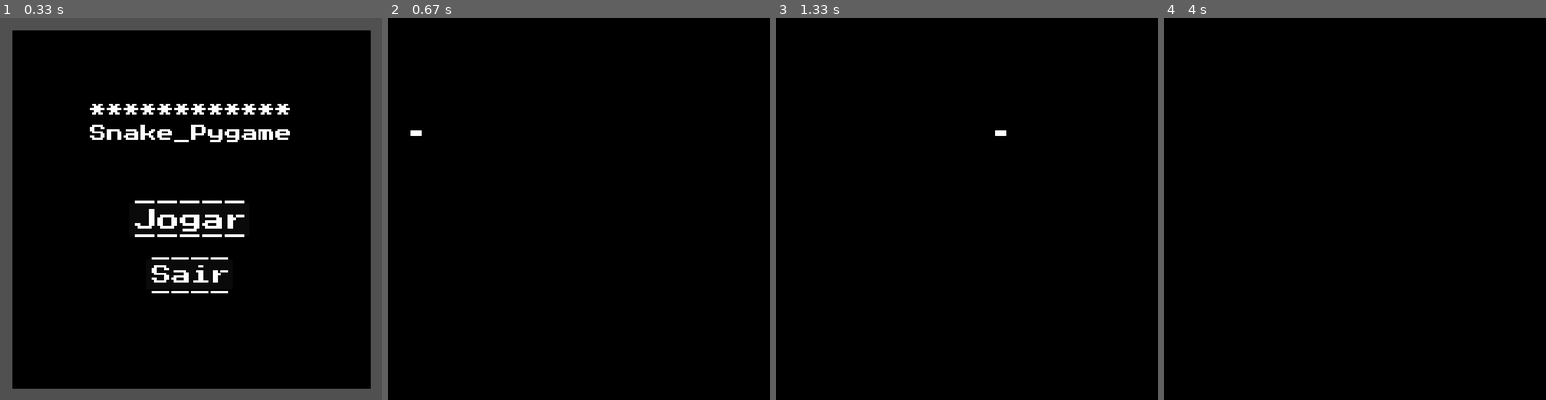
Above: before the commit, frames 1-4 (left to right).
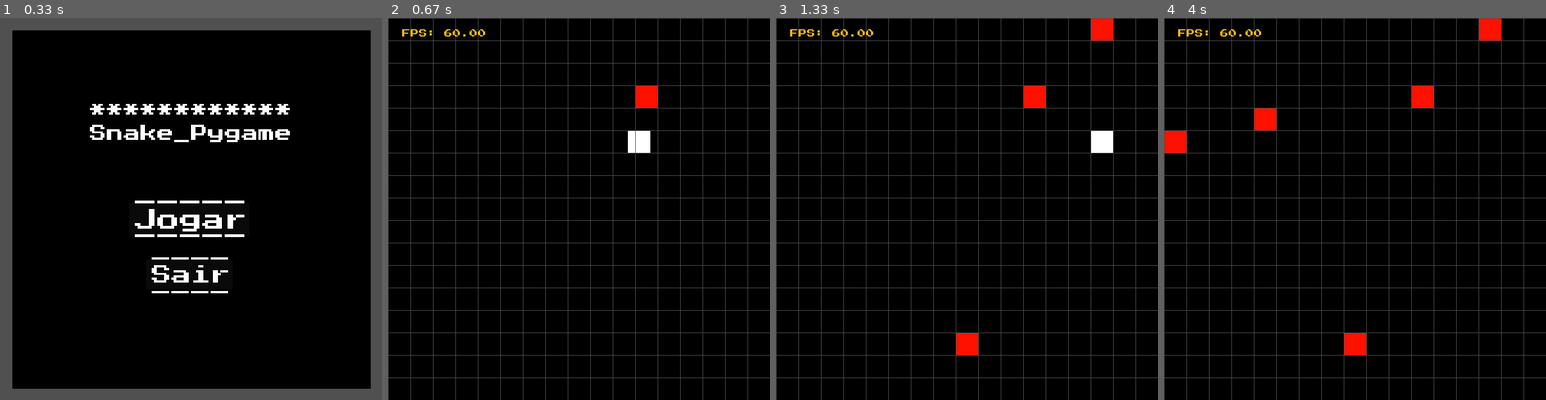
Above: after the commit, the same moments.

Repository: ClasRCDM/MyGames---OnlyInProgramming
Game: pygame game, started from Snake_Python/SnakeGame_init.py
Same seed, same stepped clock (60 frames per second), same inputs: the game is played once before the commit and once after it.
Inputs (mouse positions are in pixels of both pictures, inside the frame that each line leads up to):
- Up to frame 1 (0.33 s): no input
- Up to frame 2 (0.67 s): press the mouse at (579, 224) at 0.37 s; move the mouse to (571, 163) at 0.47 s; release the mouse at (563, 105) at 0.6 s
- Up to frame 3 (1.33 s): hold F 0.67-1.13 s; hold D 0.67-1.13 s; move the mouse to (1005, 235) at 0.7 s; tap F at 1.17 s
- Up to frame 4 (4 s): hold D 1.5-1.97 s; move the mouse to (1228, 75) at 1.53 s; hold W 2-2.47 s; move the mouse to (1435, 159) at 2.03 s; tap F at 2.5 s; hold F from 3.9 s (still down); hold S from 3.9 s (still down); move the mouse to (1217, 228) at 3.93 s

Frame 1 is identical in both runs. In frame 2, 5.8% of the frame differs, in the area x 0-100%, y 0-100%; in frame 3, 6.4%; in frame 4, 6.7%.

Commit message:
update 2.6
maça adiciona, movimentação do corpo inteiro, e crescimento da cobra

Diff:
--- a/Snake_Python/SnakeGame.py
+++ b/Snake_Python/SnakeGame.py
@@ -1,10 +1,12 @@
 # & /Imports World\ & #
-import pygame
+import pygame, time
 import variáveis as v
 
 from módulos import defs
-from módulos import text as texto
-from módulos import player as cobra
+from módulos import text
+
+from módulos import player
+from módulos import apple
 # & \Imports World/ & #
 
 
@@ -20,12 +22,15 @@
     # Basic utilities &
     janela = pygame.display.set_mode((v.TELA_CHEIA), depth=32, display=1)
     fps = pygame.time.Clock()
+    ultimo_tempo = time.time()
 
     # World variables &
-    FPS = None
-    ativo_m = None
-    mouse_pos = None
-    clicando = None
+    FPS: int = None
+    FPS_pos = None
+
+    ativo_m: bool = None
+    mouse_pos: tuple = None
+    clicando: bool = None
 
     # Entities &
     Entidades: dict = {}
@@ -85,6 +90,10 @@
 
     def processando(pcs):
         while 1:
+            dt = time.time() - pcs.ultimo_tempo
+            dt * pcs.FPS
+
+            pcs.ultimo_tempo = time.time()
             pcs.mouse_pos = pygame.mouse.get_pos()
 
             if pcs.cena.lower() == 'menu':
@@ -93,14 +102,29 @@
                 pcs.janela.fill((0, 0, 0))
                 pcs.Textos.clear()
 
-                pcs.Entidades['cobra'].update(pcs.janela)
+                pcs.Entidades['maça'].update(pcs.janela)
+
+                pcs.Entidades['cobra'].update(pcs.janela,
+                                              pcs.Entidades['maça'].volta())
                 pcs.Entidades['cobra'].direção()
+                pcs.Entidades['cobra'].set_velocidade(v.SNAKE_VELOCIDADE * dt)
+
+                defs.grid(pcs.janela, v.TELA_CHEIA[0],
+                          v.TAMANHO_GRID, v.TAMANHO_GRID,
+                          cor=(80, 80, 80))
+
+                text.Texto(pcs.janela, f'FPS: {pcs.fps.get_fps():.2f}',
+                            15, cor=(239, 184, 16),
+                            x=100, y=70)
 
             for eventos in pygame.event.get():
                 pcs.principais_eventos(eventos)
 
                 pcs.Entidades['cobra'].movendo(
                     eventos) if pcs.cena.lower() == 'jogar' else None
+
+                if eventos.type == pygame.KEYDOWN and eventos.key == pygame.K_f:
+                    apple.Maça.adicionando_maça()
 
             if not pcs.ativo_m:
                 break
@@ -112,14 +136,14 @@
         defs.borda(janela, v.TELA_CHEIA[0], 30, (80, 80, 80), 0, 20)
 
         # % Title %
-        título = texto.Texto(janela, 'Snake_Pygame', 30,
+        título = text.Texto(janela, 'Snake_Pygame', 30,
                              cor=(255, 255, 255),
                              x=v.TELA_CHEIA[0] / 2,
                              y=v.TELA_CHEIA[1] / 2 - 100)
         título.sublinhado(posição='cima', caractere='*')
 
         # % Play game %
-        b_jogar = texto.Texto(janela, 'Jogar', 40, 210, 50,
+        b_jogar = text.Texto(janela, 'Jogar', 40, 210, 50,
                               rect=True,
                               cor=(255, 255, 255),
                               cor_fundo=(10, 10, 10),
@@ -128,7 +152,7 @@
         b_jogar.sublinhado(posição='cima_baixo')
 
         # % Exit %
-        b_sair = texto.Texto(janela, 'Sair', 35, 150, 45,
+        b_sair = text.Texto(janela, 'Sair', 35, 150, 45,
                              rect=True,
                              cor=(255, 255, 255),
                              cor_fundo=(10, 10, 10),
@@ -153,4 +177,6 @@
 
     def jogar(self):
         pygame.display.set_caption('Snake_game')
-        self.Entidades['cobra'] = cobra.Snake()
+
+        self.Entidades['cobra'] = player.Snake()
+        self.Entidades['maça'] = apple.Maça()
--- /dev/null
+++ b/Snake_Python/módulos/apple/__init__.py
@@ -0,0 +1,34 @@
+# & /Imports Apple\ & #
+from variáveis import maças
+from variáveis import MAÇA_COR, MAÇA_TAMANHO
+from variáveis import TELA_CHEIA
+
+from variáveis import snake
+
+from pygame import Surface
+
+from random import randrange
+# & \Imports Apple/ & #
+
+
+class Maça:
+    MAÇA_PELE = Surface(MAÇA_TAMANHO)
+    MAÇA_PELE.fill(MAÇA_COR)
+    MAÇA_rect = MAÇA_PELE.get_rect(topleft=maças[0])
+
+    @classmethod
+    def update(cls, janela):
+        cls.MAÇA_rect = cls.MAÇA_PELE.get_rect(topleft=maças[0])
+        [janela.blit(cls.MAÇA_PELE, pos) for pos in maças]
+
+    def __init__(self):
+        print(f'{len(maças)}° maça colocada.')
+
+    def volta(self):
+        return self.MAÇA_rect
+
+    @staticmethod
+    def adicionando_maça():
+        print(f'{len(maças)+1}° maça colocada.')
+        maças.append((randrange(0, TELA_CHEIA[0]) // 40*40,
+                     randrange(0, TELA_CHEIA[1]) // 40*40))
--- a/Snake_Python/módulos/defs/__init__.py
+++ b/Snake_Python/módulos/defs/__init__.py
@@ -2,12 +2,14 @@
 from numpy import arange
 
 
-def grid(janela, comprimento, tamanho_linha, tamanho_quadrado):
+def grid(janela, comprimento,
+         tamanho_linha, tamanho_quadrado,
+         cor: tuple = (0, 0, 0)):
     def draw_grid(v):
-        draw.line(janela, (255, 255, 255),
+        draw.line(janela, cor,
                   (v * tamanho_quadrado, 0),
                   (v * tamanho_quadrado, comprimento))
-        draw.line(janela, (255, 255, 255),
+        draw.line(janela, cor,
                   (0, v * tamanho_quadrado),
                   (comprimento, v * tamanho_quadrado))
 
--- a/Snake_Python/módulos/player/__init__.py
+++ b/Snake_Python/módulos/player/__init__.py
@@ -1,50 +1,95 @@
 # & /Imports Player\ & #
-from variáveis import snake, SNAKE_COR, MINHAS_DIREÇÕES, minha_direção
+from variáveis import snake, TAMANHO_GRID
+from variáveis import SNAKE_COR, SNAKE_VELOCIDADE, SNAKE_TAMANHO
+from variáveis import MINHAS_DIREÇÕES, minha_direção
+from variáveis import maças, TELA_CHEIA
 
 from pygame import Surface
 from pygame import K_w, K_s, K_a, K_d
 from pygame import KEYDOWN
 
 from operator import sub, add
+
+from random import randrange
 # & \Imports Player/ & #
 
 
 # Player
 class Snake:
-    SNAKE_PELE = Surface((10, 10))
+    SNAKE_PELE = Surface(SNAKE_TAMANHO)
     SNAKE_PELE.fill(SNAKE_COR)
+    SNAKE_rect = SNAKE_PELE.get_rect(topleft=snake[0])
+
+    crescente_corpo = 2
 
     @classmethod
-    def update(cls, janela):
-        [janela.blit(cls.SNAKE_PELE, pos) for pos in snake]
+    def update(cls, janela, MAÇA_PELE):
+        cls.SNAKE_rect = [cls.SNAKE_PELE.get_rect(topleft=pos) for pos in snake]
+        [janela.blit(cls.SNAKE_PELE, rect) for rect in cls.SNAKE_rect]
+
+        if cls.verificando_movimento(0) and cls.verificando_movimento(1):
+            snake.append((snake[0][0], snake[0][1]))
+
+        if cls.SNAKE_rect[0].colliderect(MAÇA_PELE):
+            cls.crescente_corpo += 1
+            maças[0] = (randrange(0, TELA_CHEIA[0]) // TAMANHO_GRID*TAMANHO_GRID,
+                        randrange(0, TELA_CHEIA[1]) // TAMANHO_GRID*TAMANHO_GRID)
+        else: snake.pop(1) if len(snake) >= cls.crescente_corpo else None
+
+    @classmethod
+    def verificando_movimento(vr_v, pos, valor=None):
+        index = valor if valor is not None else '.0'
+        x_y = f'{snake[0][pos] / TAMANHO_GRID:.3f}'
+        if index in x_y:  # .025
+            return True
+        return False
 
     def __init__(self):
         print('Cobra colocada')
+        self.velocidade: int = SNAKE_VELOCIDADE
+        self.velocidade_constante: int = 10
+
+        self.proxima_direção_cb = None
+        self.proxima_direção_ed = None
 
     def direção(drc):
         def verificando_direção_cb(op, v, di):
-            if minha_direção == MINHAS_DIREÇÕES[di]:
-                snake[0] = snake[0][0], op(snake[0][1], v)
+            snake[0] = snake[0][0], op(snake[0][1], v) \
+                if minha_direção == MINHAS_DIREÇÕES[di] else snake[0][1]
 
         def verificando_direção_ed(op, v, di):
-            if minha_direção == MINHAS_DIREÇÕES[di]:
-                snake[0] = op(snake[0][0], v), snake[0][1]
+            snake[0] = op(snake[0][0], v) \
+                if minha_direção == MINHAS_DIREÇÕES[di] else snake[0][0], snake[0][1]
 
-        verificando_direção_cb(sub, 10, 'CIMA')
-        verificando_direção_cb(add, 10, 'BAIXO')
-        verificando_direção_ed(sub, 10, 'ESQUERDA')
-        verificando_direção_ed(add, 10, 'DIREITA')
+        verificando_direção_cb(sub, drc.velocidade, 'CIMA')
+        verificando_direção_cb(add, drc.velocidade, 'BAIXO')
+        verificando_direção_ed(sub, drc.velocidade, 'ESQUERDA')
+        verificando_direção_ed(add, drc.velocidade, 'DIREITA')
 
-        for i in range(len(snake) - 1, 0, -1):
-            snake[i] = (snake[i-1][0], snake[i-1][1])
+        if drc.proxima_direção_cb is not None or drc.proxima_direção_ed is not None:
+            global minha_direção
+            if drc.verificando_movimento(0):
+                minha_direção = drc.proxima_direção_cb \
+                    if drc.proxima_direção_cb is not None else minha_direção
+                drc.proxima_direção_cb = None
+            if drc.verificando_movimento(1):
+                minha_direção = drc.proxima_direção_ed \
+                    if drc.proxima_direção_ed is not None else minha_direção
+                drc.proxima_direção_ed = None
 
     def movendo(mv, evento):
-        def mover(tecla, p_direção):
+        def mover_cb(tecla, p_direção):
             if evento.type == KEYDOWN and evento.key == tecla:
-                global minha_direção
-                minha_direção = p_direção
+                mv.proxima_direção_cb = p_direção
 
-        mover(K_a, MINHAS_DIREÇÕES['ESQUERDA'])
-        mover(K_d, MINHAS_DIREÇÕES['DIREITA'])
-        mover(K_w, MINHAS_DIREÇÕES['CIMA'])
-        mover(K_s, MINHAS_DIREÇÕES['BAIXO'])
+        def mover_ed(tecla, p_direção):
+            if evento.type == KEYDOWN and evento.key == tecla:
+                mv.proxima_direção_ed = p_direção
+
+        mover_cb(K_w, MINHAS_DIREÇÕES['BAIXO'])
+        mover_cb(K_s, MINHAS_DIREÇÕES['CIMA'])
+        mover_ed(K_a, MINHAS_DIREÇÕES['DIREITA'])
+        mover_ed(K_d, MINHAS_DIREÇÕES['ESQUERDA'])
+
+    def set_velocidade(speed, velocidade):
+        speed.velocidade = velocidade * -speed.velocidade_constante
--- a/Snake_Python/variáveis.py
+++ b/Snake_Python/variáveis.py
@@ -1,12 +1,15 @@
+from random import randrange
+
 #####################################
 # /absolute variables of the world\ #
 TELA_CHEIA = 680, 680
+TAMANHO_GRID = 40
 
 # \absolute variables of the world/ #
 #####################################
 
+######################
 # /global variables\ #
-
 
 # $ Variáveis do player $ #
 MINHAS_DIREÇÕES: dict = {'ESQUERDA': 0,
@@ -14,13 +17,24 @@
                          'CIMA': 2,
                          'BAIXO': 3}
 
-SNAKE_COR = (255, 255, 255)
-snake = [(200, 200), (210, 200), (220, 200)]
+SNAKE_COR: tuple = (255, 255, 255)
+SNAKE_TAMANHO: tuple = (40, 40)
+SNAKE_VELOCIDADE: int = 20
+
+snake: list = [(400, 200)]
 
 minha_direção = MINHAS_DIREÇÕES['ESQUERDA']
 
+# $ Variáveis da maça $ #
+MAÇA_COR: tuple = (255, 17, 0)
+MAÇA_TAMANHO: tuple = (40, 40)
+
+maças: list = [(randrange(0, TELA_CHEIA[0]) // 40*40,
+                randrange(0, TELA_CHEIA[1]) // 40*40)]
+
 # $ Variáveis do para texto $ #
-ARQUIVO_FONT = 'fonts'
-NOME_FONT = 'PressStart2P.ttf'
+ARQUIVO_FONT: str = 'fonts'
+NOME_FONT: str = 'PressStart2P.ttf'
 
 # \global variables/ #
+######################
